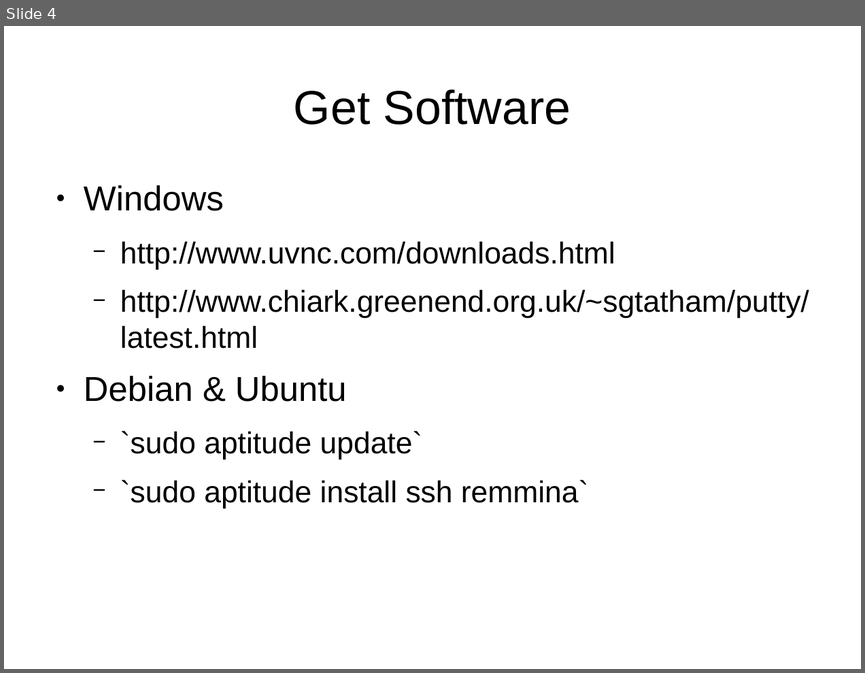
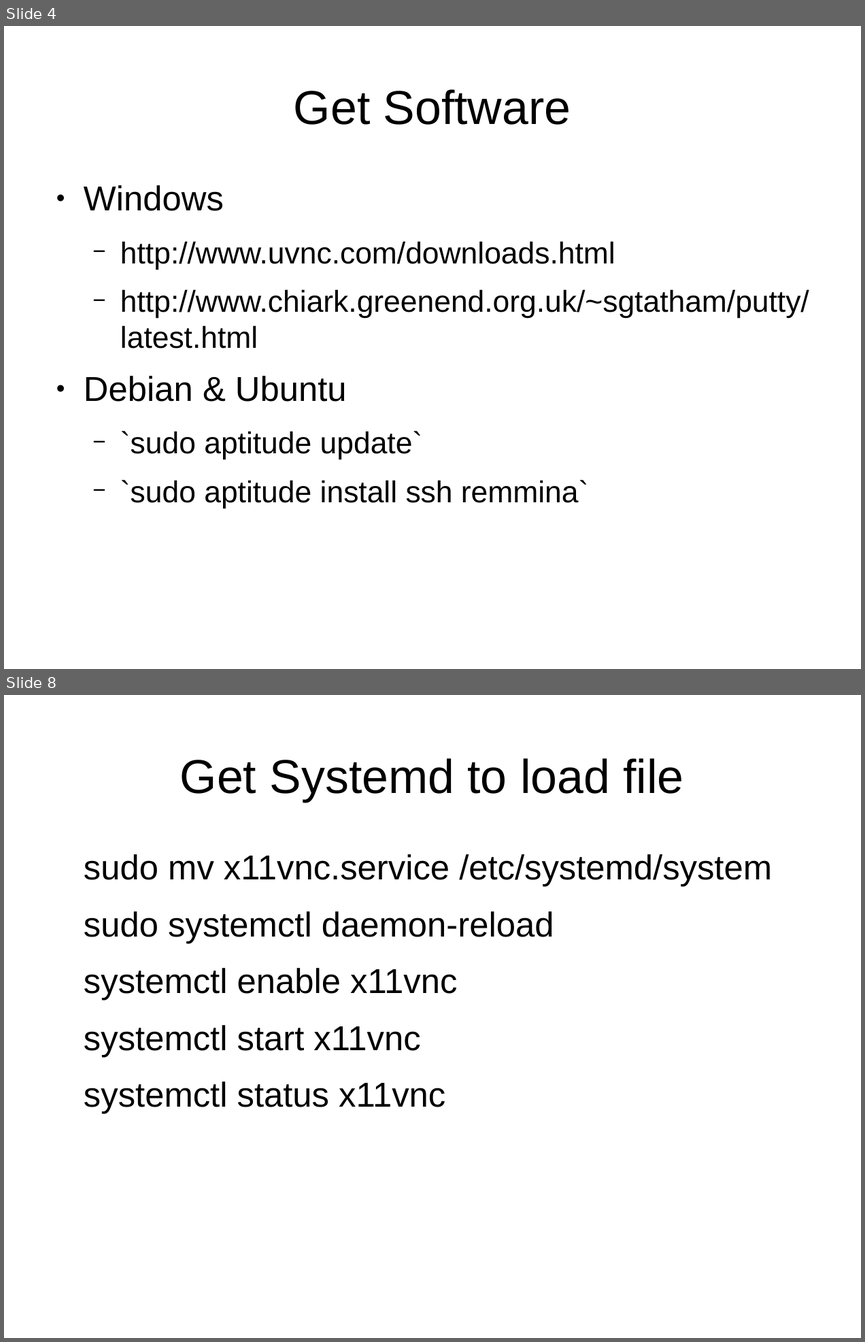
Before and after one commit to Oflameo/sshvnc_ws, a slide deck: doc/sshvnc.odp. Shown one above the other, each under a label of ours: slide 4 before the commit, slides 4 and 8 after it; the slides between them are not shown. The pictures are 865x673 and 865x1342 pixels, drawn with LibreOffice and Linux fonts; fonts in the diff are those of the drawing. Boxes give left, top, right and bottom in pixels: in the first picture for what was removed or moved away, otherwise in the second. Text is boxed around its words. In the diff, an @@ line names an element or a change of style, - is before the commit and + after.

```diff
--- a/doc/sshvnc.odp
+++ b/doc/sshvnc.odp
@@ slide 8 added at box(4, 695, 861, 1338), background #FFFFFF @@
@@ title added at box(180, 758, 683, 802), 44 pt, text #000000 @@
+Get Systemd to load file
@@ text added at box(84, 854, 772, 1114), 32 pt, text #000000 @@
+sudo mv x11vnc.service /etc/systemd/system
+sudo systemctl daemon-reload
+systemctl enable x11vnc
+systemctl start x11vnc
+systemctl status x11vnc
```
Also in this commit, not shown: 8 other slides added, 1 slide removed, 12 other files.
